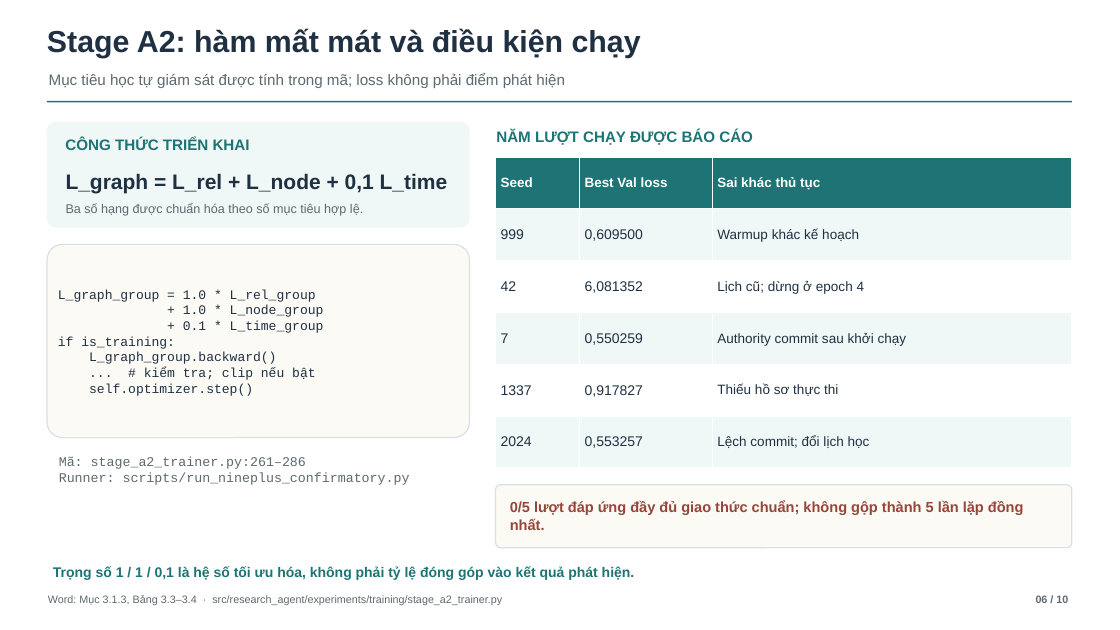
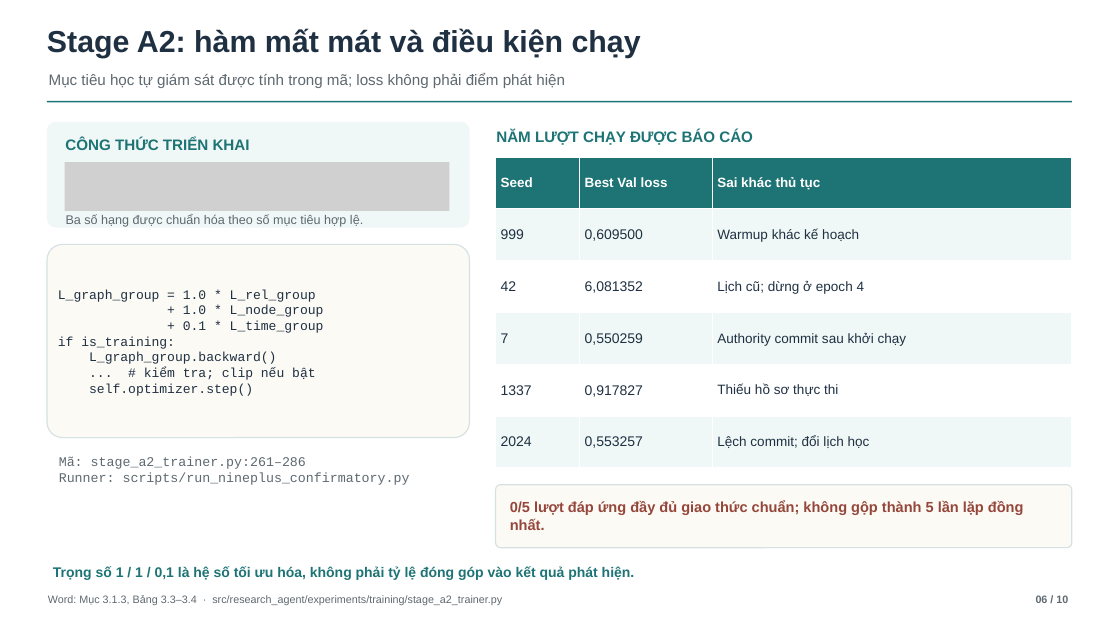
Before and after one commit to Minhlike/chuyen-de-chuyen-sau, a slide deck: slide 6 of bao-ve/Bao-cao-chuyen-de-10-slide-v4.pptx. Drawn at 1120x630 pixels with LibreOffice and Linux fonts; fonts in the diff are those of the drawing; grey boxes stand for pictures. Boxes give left, top, right and bottom in pixels: in the first picture for what was removed or moved away, otherwise in the second. Text is boxed around its words. In the diff, an @@ line names an element or a change of style, - is before the commit and + after.

```diff
--- a/bao-ve/Bao-cao-chuyen-de-10-slide-v4.pptx
+++ b/bao-ve/Bao-cao-chuyen-de-10-slide-v4.pptx
@@ picture added at (65, 162, 450, 211) @@
@@ text removed at (66, 173, 448, 193) @@
-L_graph = L_rel + L_node + 0,1 L_time
@@ text "Ba số hạng được chuẩn ...": place and size @@
-text "Ba số hạng được chuẩn ..." at (66, 203, 363, 216)
+text "Ba số hạng được chuẩn ..." at (66, 214, 363, 227)
```
Also in this commit, not shown: 6 other slides changed, 1 other file.
